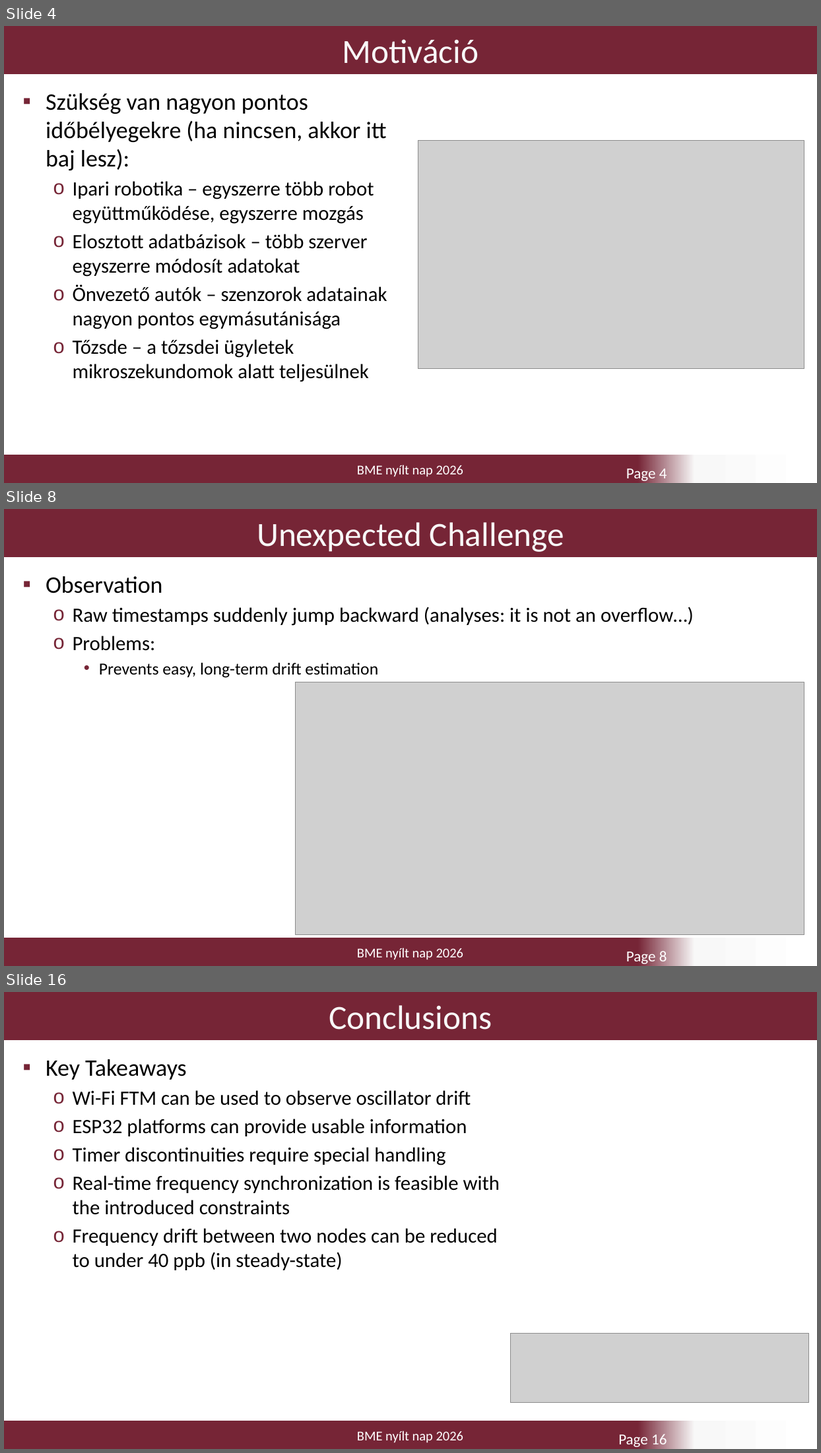
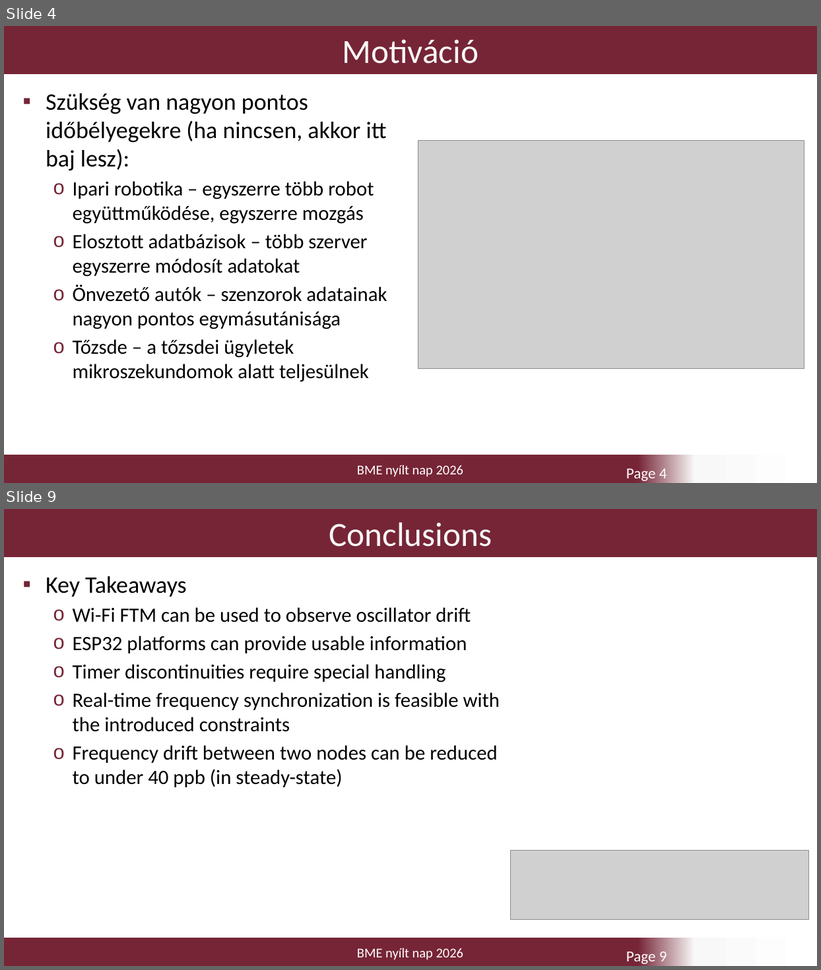
Before and after one commit to mineroni/FTMQuartzDriftDemonstrator, a slide deck: FTM_nyilt_nap.pptx. Shown one above the other, each under a label of ours: slides 4, 8 and 16 before the commit, slides 4 and 9 after it; the slides between them are not shown. The pictures are 821x1453 and 821x970 pixels, drawn with LibreOffice and Linux fonts; fonts in the diff are those of the drawing; grey boxes stand for pictures; background and template pictures are left out. Boxes give left, top, right and bottom in pixels: in the first picture for what was removed or moved away, otherwise in the second. Text is boxed around its words. In the diff, an @@ line names an element or a change of style, - is before the commit and + after.

```diff
--- a/FTM_nyilt_nap.pptx
+++ b/FTM_nyilt_nap.pptx
@@ slide 8 removed at <box>4,509,817,966</box>, background #FFFFFF; not listed: 1 template element that a slide beside it also shows @@
@@ title removed at <box>4,509,817,557</box> @@
-Unexpected Challenge
@@ text removed at <box>46,576,694,678</box> @@
-▪ Observation
-  o Raw timestamps suddenly jump backward (analyses: it is not an overflow…)
-  o Problems:
-    • Prevents easy, long-term drift estimation
@@ picture removed at <box>296,682,805,935</box> @@
@@ page number removed at <box>626,951,667,964</box> @@
-Page 8
@@ what was slide 16 is now slide 9 @@
@@ page number at <box>626,952,667,964</box>: text changed @@
-Page 16
+Page 9
```
Also in this commit, not shown: 3 slides added, 9 other slides removed.
